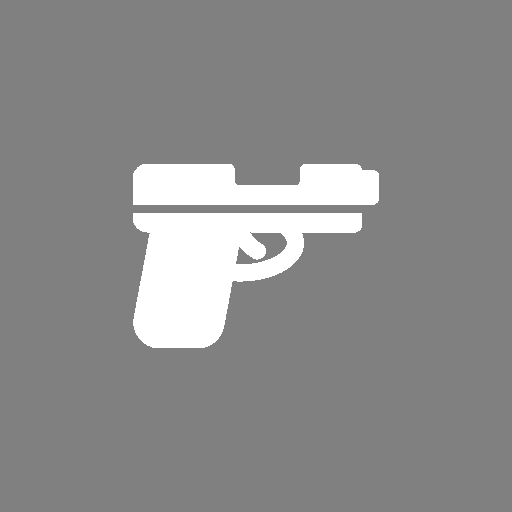
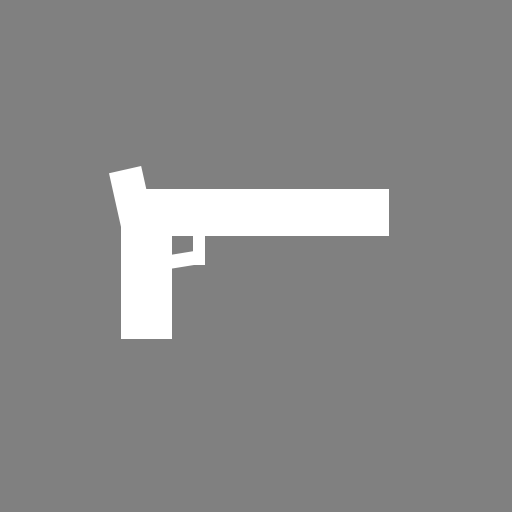
Layers edited between the first and the second 512×512 image:
added layer "Rectangle 2" above "Layer 2" over 109, 166, 389, 339
hid "pistol" over 133, 164, 379, 348
